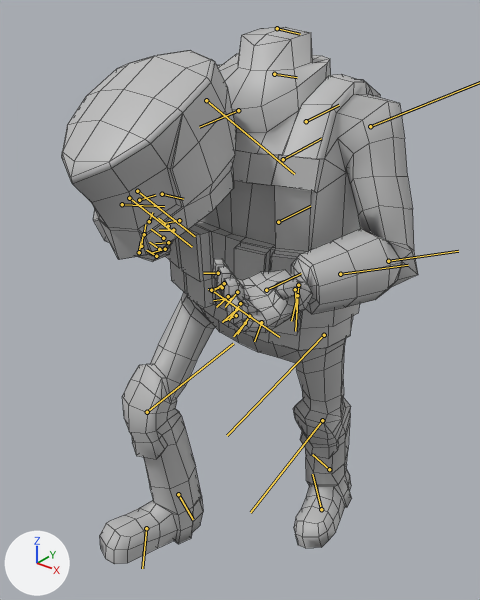
The FBX model Assets/DropZone/Characters/Squaddie/MainWeapon_Moving.fbx as it was, and as the next commit left it.
Rendered twice from a 50 mm camera at (1.037, -1.385, 1.791) aimed at (-0.035, -0.044, 0.96). The axes (+X, +Y, +Z) are drawn at lower left. The lights are the same throughout. Both versions are drawn at frame 150 of the action 'Walk'; the numbers are the values there. The bones that bend it are drawn over the model as lines. Mesh edges are drawn as thin lines.

Names of what the first picture shows: 'Squaddie:Body', 'Squaddie:Head'.
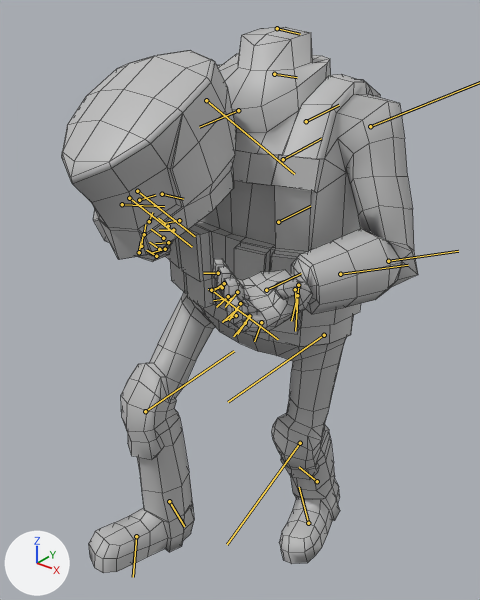
Pixel boxes [x1, y1, x2, y2] of what changed, in the pictures (480 x 600 px):
'Squaddie:Body', posed: before [100, 27, 418, 564]; after [89, 27, 418, 573]
bone 'Squaddie:LeftUpperLeg_Skel', root to tip: before (324, 335) to (227, 435); after (324, 335) to (228, 402)
bone 'Squaddie:LeftLowerLeg_Skel', root to tip: before (322, 420) to (250, 512); after (300, 443) to (227, 544)
bone 'Squaddie:LeftFoot_Skel', root to tip: before (329, 469) to (312, 454); after (317, 481) to (299, 467)
bone 'Squaddie:RightUpperLeg_Skel', root to tip: before (211, 290) to (279, 337); after (211, 290) to (278, 339)
bone 'Squaddie:RightLowerLeg_Skel', root to tip: before (147, 412) to (233, 343); after (145, 411) to (234, 351)
bone 'Squaddie:RightFoot_Skel', root to tip: before (178, 494) to (193, 519); after (169, 501) to (184, 526)

The edits, one by one:
Bone 'Squaddie:LeftUpperLeg_Skel' (bone_squaddie_leftupperleg_skel) turns from (21, -4, 5) to (4, -4, 5) degrees about its own x, y and z.
Bone 'Squaddie:LeftLowerLeg_Skel' (bone_squaddie_leftlowerleg_skel) turns from (-2, 0, 0) to (21, 0, 0) degrees about its own x, y and z.
Bone 'Squaddie:LeftFoot_Skel' (bone_squaddie_leftfoot_skel) turns from (-12, 26, 10) to (-18, 27, 6) degrees about its own x, y and z.
Bone 'Squaddie:RightUpperLeg_Skel' (bone_squaddie_rightupperleg_skel) turns from (-39, -7, -12) to (-40, -8, -12) degrees about its own x, y and z.
Bone 'Squaddie:RightLowerLeg_Skel' (bone_squaddie_rightlowerleg_skel) turns from (46, 0, 0) to (42, 0, 0) degrees about its own x, y and z.
Bone 'Squaddie:RightFoot_Skel' (bone_squaddie_rightfoot_skel) turns from (-18, -1, 0) to (-13, 0, 0) degrees about its own x, y and z.
